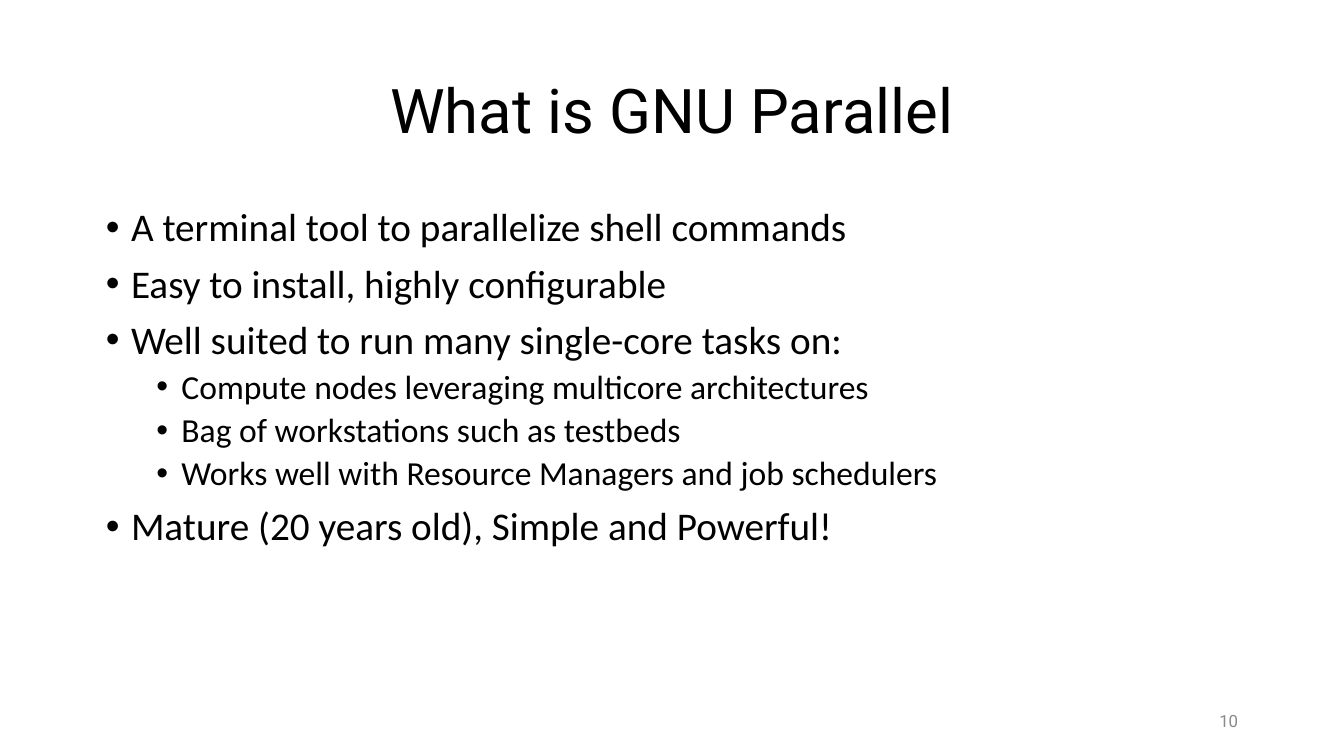
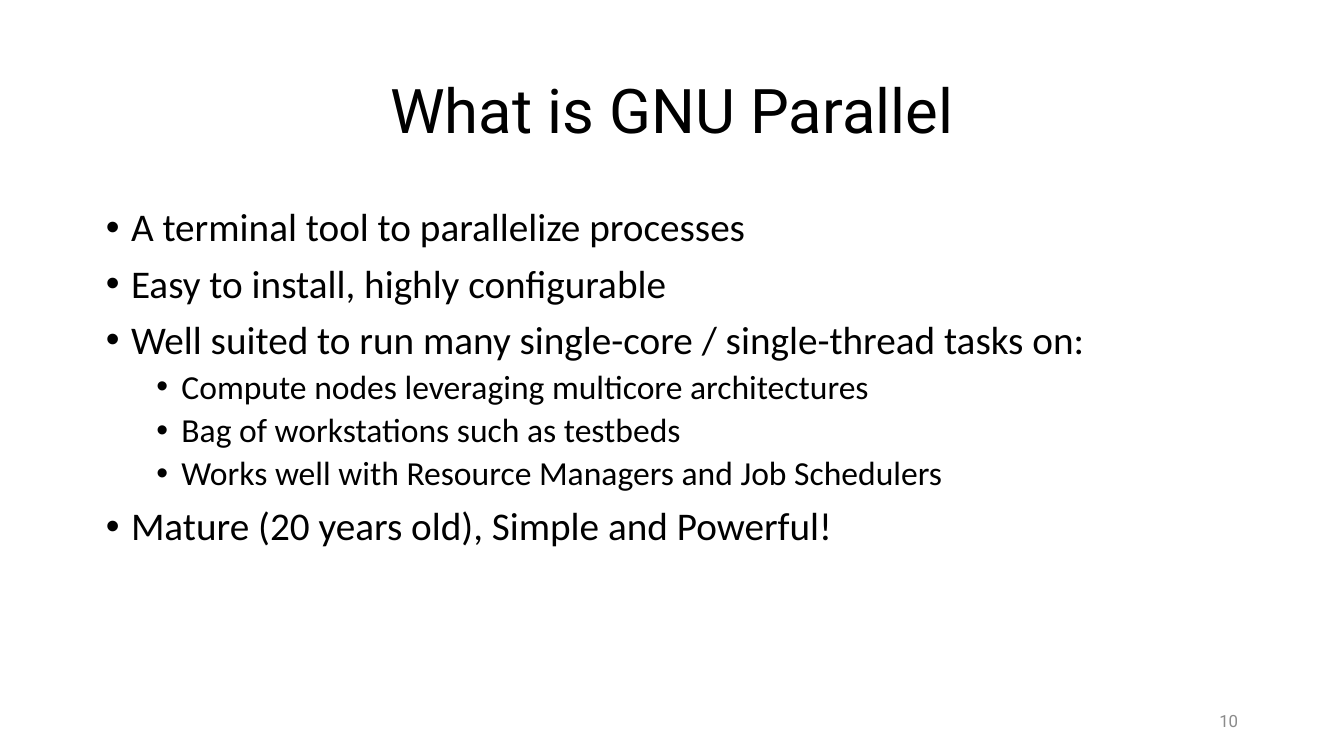
Before and after one commit to ketancmaheshwari/escience23tut, a slide deck: slide 10 of gnu-parallel-tutorial.pptx. Drawn at 1344x756 pixels with LibreOffice and Linux fonts; fonts in the diff are those of the drawing. Boxes give left, top, right and bottom in pixels: in the first picture for what was removed or moved away, otherwise in the second. Text is boxed around its words. In the diff, an @@ line names an element or a change of style, - is before the commit and + after.

```diff
--- a/gnu-parallel-tutorial.pptx
+++ b/gnu-parallel-tutorial.pptx
@@ text at (x1=131, y1=213, x2=745, y2=248): text changed @@
-• A terminal tool to parallelize shell commands
+• A terminal tool to parallelize processes
@@ text at (x1=131, y1=326, x2=1084, y2=361): text changed @@
-• Well suited to run many single-core tasks on:
+• Well suited to run many single-core / single-thread tasks on:
@@ text at (x1=181, y1=461, x2=942, y2=491): text changed @@
-  • Works well with Resource Managers and job schedulers
+  • Works well with Resource Managers and Job Schedulers
```
Also in this commit, not shown: 27 other slides changed, 1 other file.
